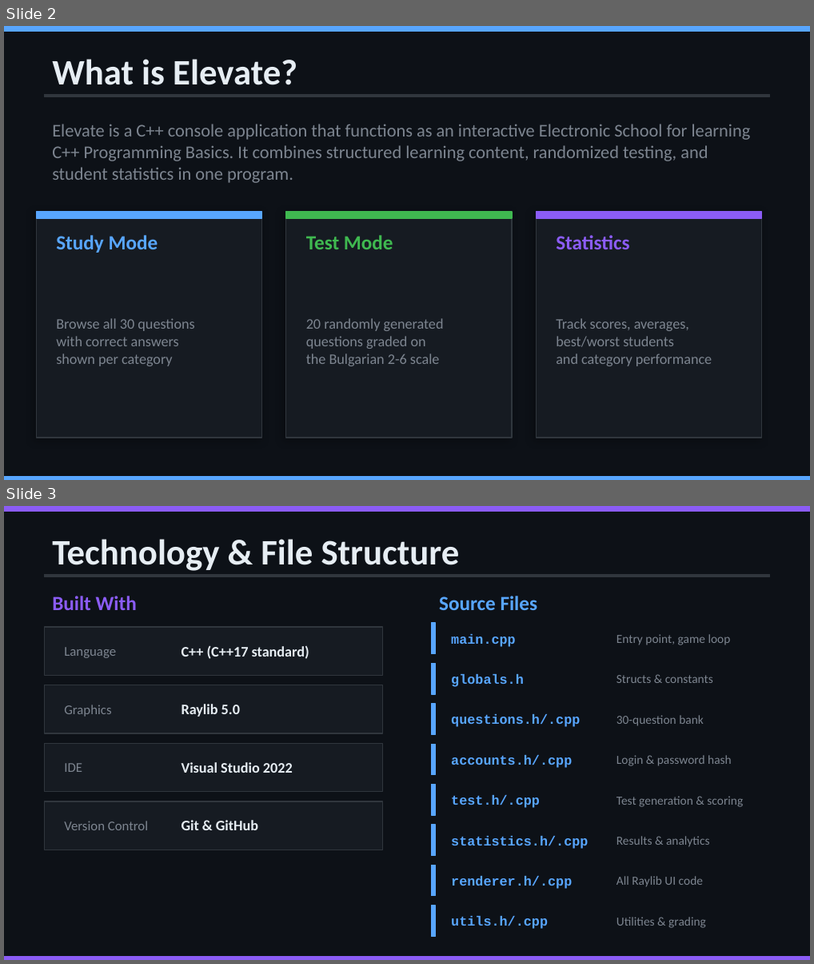
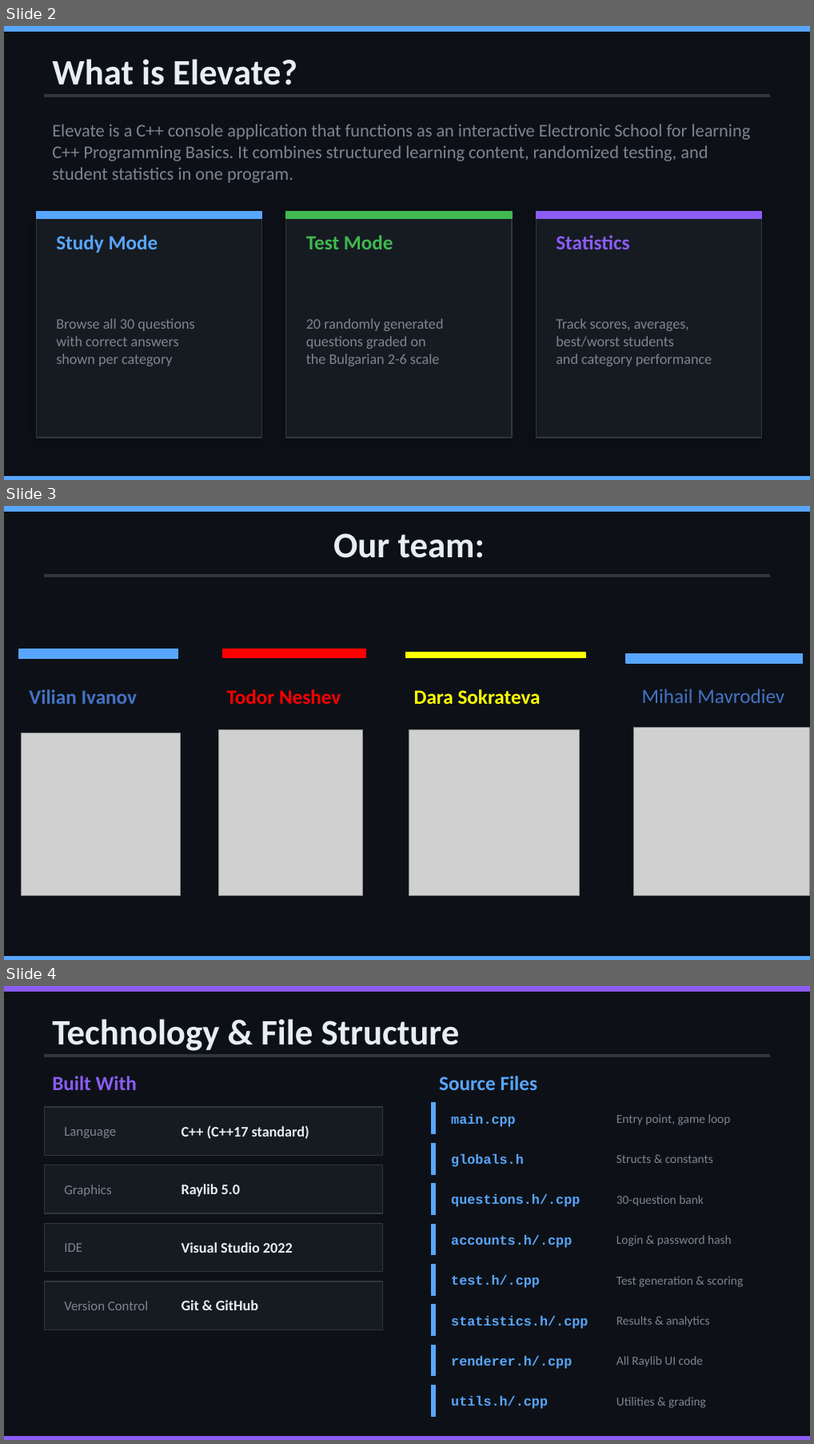
Before and after one commit to VIIvanov24/Elevate, a slide deck: docs/Elevate_Presentation.pptx. Shown one above the other, each under a label of ours: slides 2 and 3 before the commit, slides 2, 3 and 4 after it. The pictures are 814x964 and 814x1444 pixels, drawn with LibreOffice and Linux fonts; fonts in the diff are those of the drawing; grey boxes stand for pictures. Boxes give left, top, right and bottom in pixels: in the first picture for what was removed or moved away, otherwise in the second. Text is boxed around its words. In the diff, an @@ line names an element or a change of style, - is before the commit and + after.

Commit message:
fix the presentation

```diff
--- a/docs/Elevate_Presentation.pptx
+++ b/docs/Elevate_Presentation.pptx
@@ slide 3 added at (4,506,810,960), background #0D1117 @@
@@ rectangle added at (4,506,810,511), fill #58A6FF, outline #58A6FF 1 pt @@
@@ text added at (334,533,485,558), 32 pt, text #E6EDF3, bold @@
+Our team:
@@ rectangle added at (44,575,770,577), fill #30363D, outline #30363D 1 pt @@
@@ rectangle added at (19,649,178,659), fill #58A6FF, outline #58A6FF 1 pt @@
@@ rectangle added at (222,649,366,658), fill #FF0000, outline #FF0000 1 pt @@
@@ rectangle added at (406,652,586,658), fill #FFFF00, outline #FFFF00 1 pt @@
@@ rectangle added at (626,653,803,663), fill #58A6FF, outline #58A6FF 1 pt @@
@@ text added at (29,689,138,704), 18 pt, text #4472C4, bold @@
+Vilian Ivanov
@@ text added at (227,689,341,704), 18 pt, text #FF0000, bold @@
+Todor Neshev
@@ text added at (414,689,541,704), 18 pt, text #FFFF00, bold @@
+Dara Sokrateva
@@ text added at (642,688,785,703), 18 pt, text #4472C4 @@
+Mihail Mavrodiev
@@ picture added at (21,732,180,895) @@
@@ picture added at (218,729,363,895) @@
@@ picture added at (410,729,580,895) @@
@@ picture added at (634,727,810,895) @@
@@ rectangle added at (4,956,810,959), fill #58A6FF, outline #58A6FF 1 pt @@
@@ what was slide 3 is now slide 4 @@
```
Also in this commit, not shown: 8 other files.
